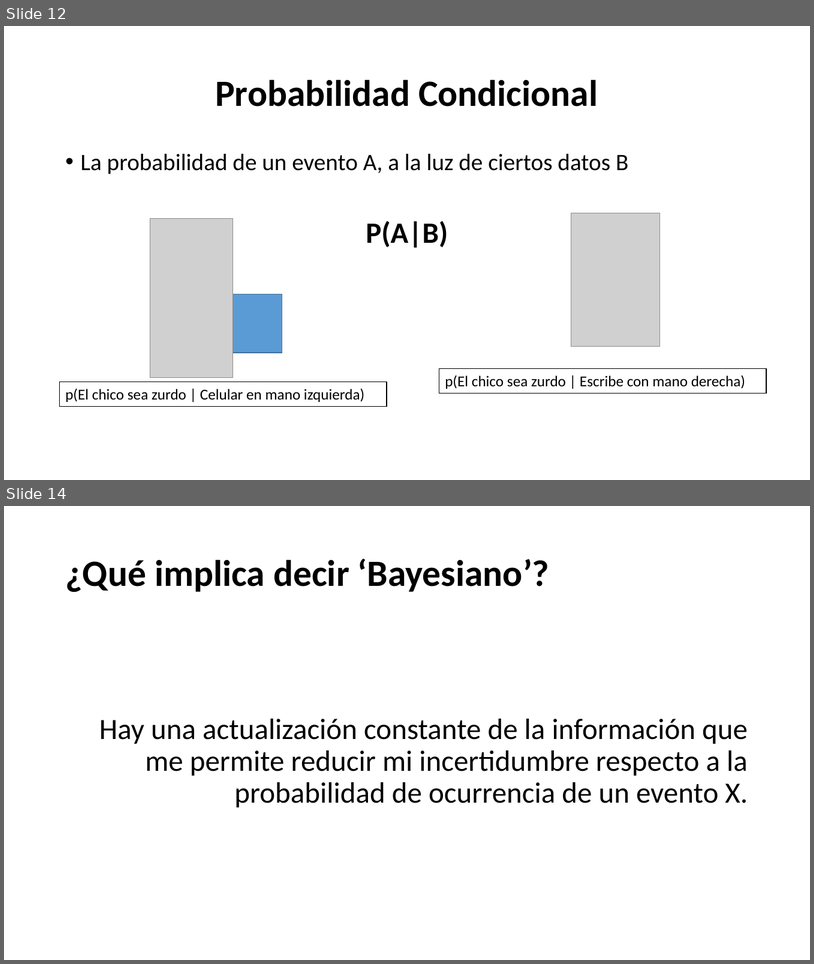
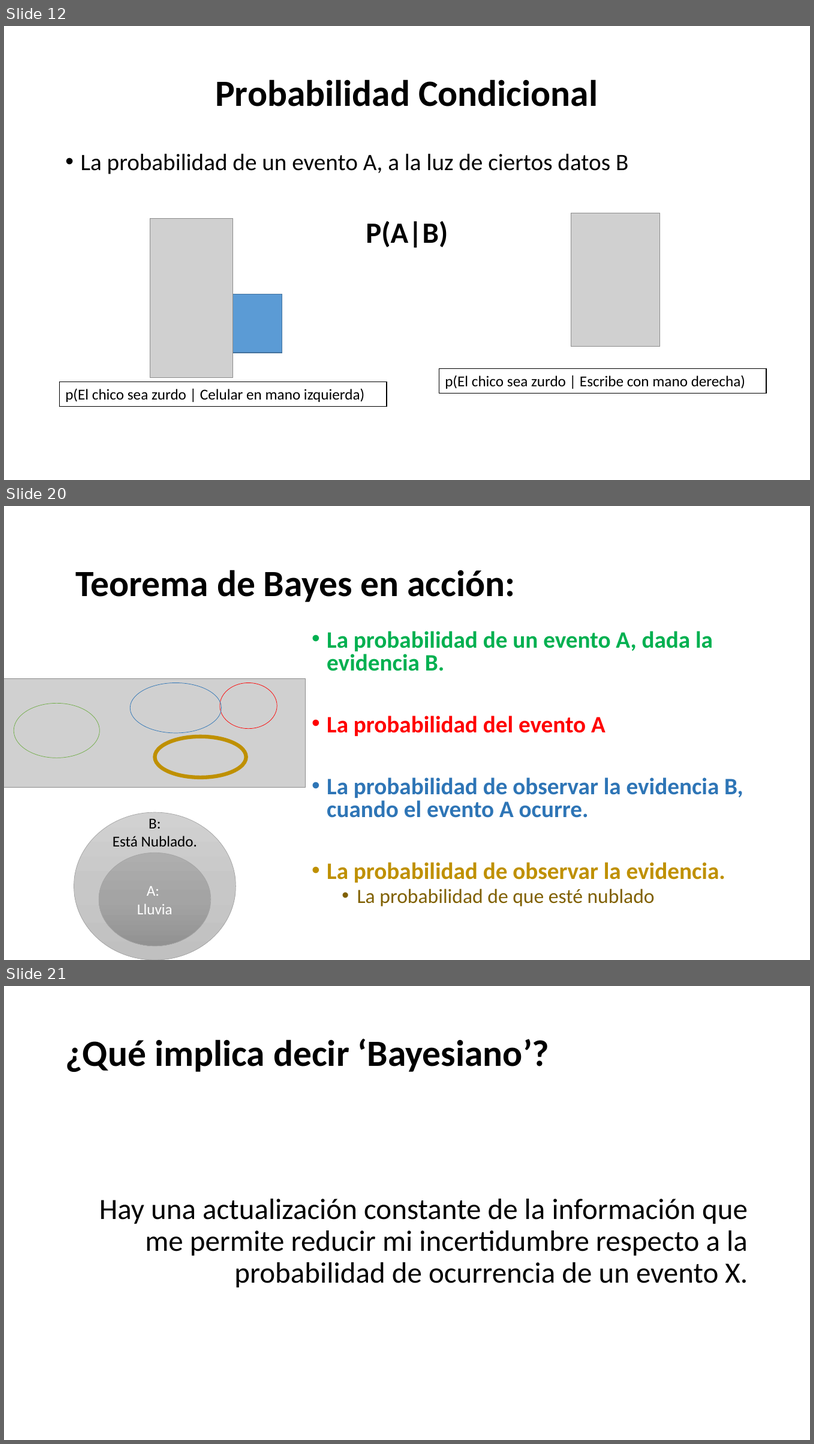
Before and after one commit to Adrifelcha/Adrifelcha, a slide deck: Tesis/Presentaciones/ACA2017_InferenciaProbabilisticaBayesiana.pptx. Shown one above the other, each under a label of ours: slides 12 and 14 before the commit, slides 12, 20 and 21 after it; the slides between them are not shown. The pictures are 814x964 and 814x1444 pixels, drawn with LibreOffice and Linux fonts; fonts in the diff are those of the drawing; grey boxes stand for pictures. Boxes give left, top, right and bottom in pixels: in the first picture for what was removed or moved away, otherwise in the second. Text is boxed around its words. In the diff, an @@ line names an element or a change of style, - is before the commit and + after.

Commit message:
Presentacion Bayes ACA

```diff
--- a/Tesis/Presentaciones/ACA2017_InferenciaProbabilisticaBayesiana.pptx
+++ b/Tesis/Presentaciones/ACA2017_InferenciaProbabilisticaBayesiana.pptx
@@ slide 20 added at bbox=[4, 506, 810, 960], background #FFFFFF @@
@@ text added at bbox=[75, 570, 516, 602], 44 pt, text #000000, bold @@
+Teorema de Bayes en acción:
@@ text added at bbox=[327, 631, 744, 906], 28 pt, text #2E75B6, bold @@
+• La probabilidad de un evento A, dada la evidencia B.
+• La probabilidad del evento A
+• La probabilidad de observar la evidencia B, cuando el evento A ocurre.
+• La probabilidad de observar la evidencia.
+  • La probabilidad de que esté nublado
@@ picture added at bbox=[4, 678, 306, 787] @@
@@ ellipse added at bbox=[131, 682, 222, 733], outline #2E75B6 0.5 pt @@
@@ ellipse added at bbox=[220, 682, 278, 729], outline #FF0000 0.5 pt @@
@@ ellipse added at bbox=[14, 703, 99, 757], outline #70AD47 0.5 pt @@
@@ ellipse added at bbox=[155, 736, 246, 778], outline #BF9000 4.5 pt @@
@@ ellipse added at bbox=[74, 812, 236, 960], fill gradient #D2D2D2 to #C8C8C8 to #C0C0C0, outline #A5A5A5 0.5 pt, 18 pt, text #000000 @@
+B:
+Está Nublado.
@@ ellipse added at bbox=[99, 853, 211, 946], fill gradient #AFAFAF to #A5A5A5 to #939393, outline #A5A5A5 0.5 pt, 18 pt, text #FFFFFF @@
+A:
+Lluvia
@@ what was slide 14 is now slide 21 @@
```
Also in this commit, not shown: 4 slides changed, 15 other slides added, 1 slide removed, 3 other files.
